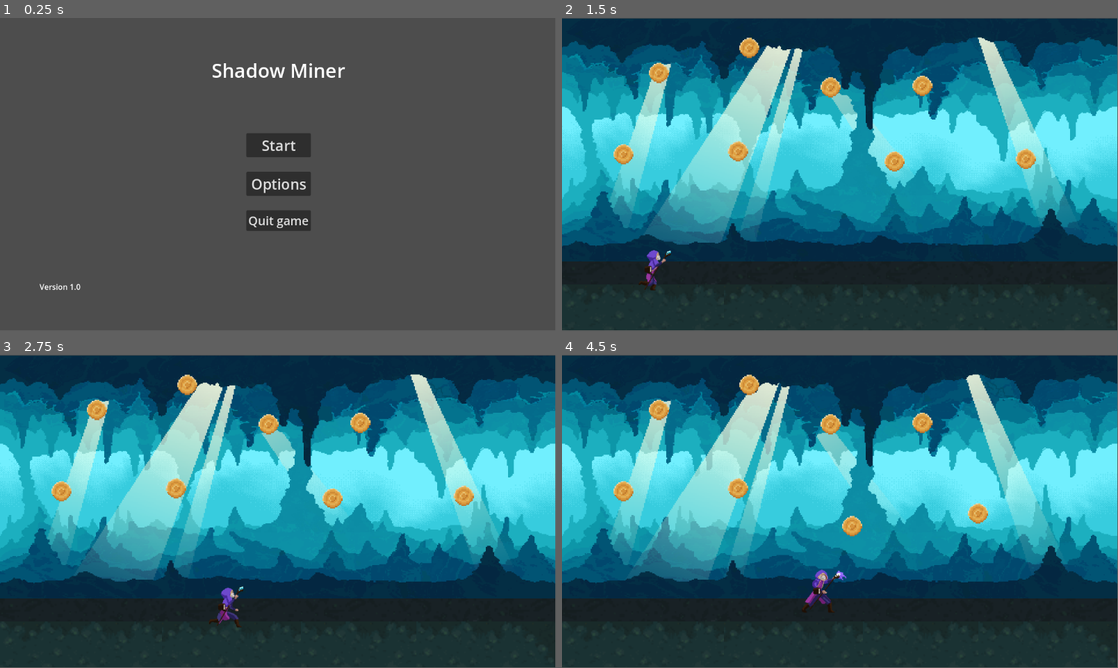
Above: before the commit, frames 1-4 (two rows, left to right).
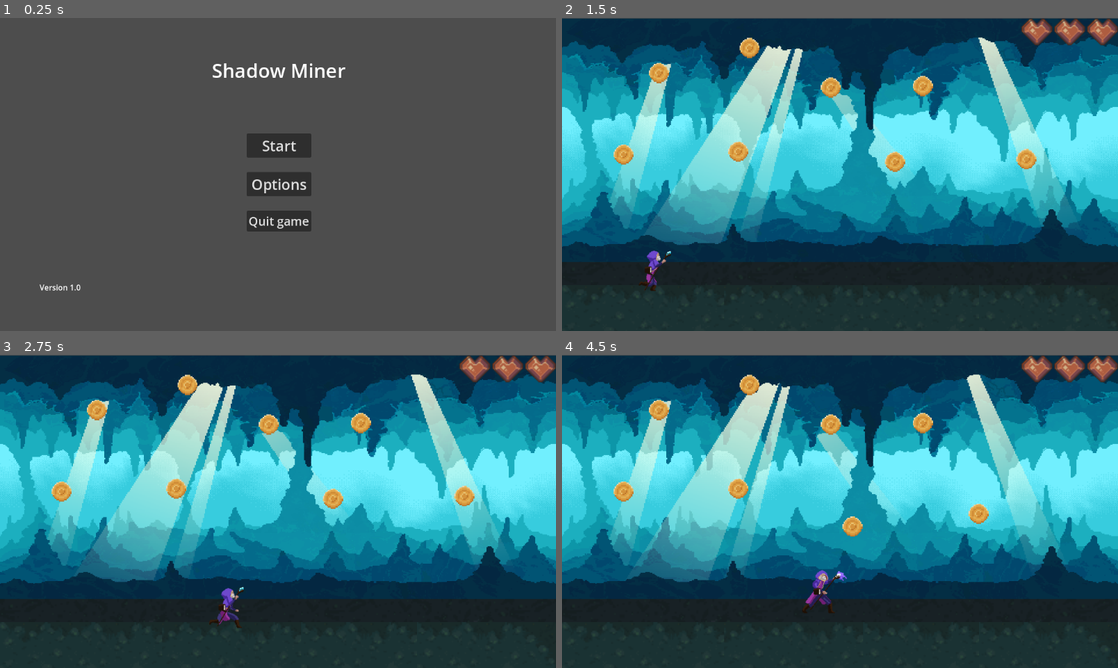
Above: after the commit, the same moments.

Repository: Aditya-1301/ShadowMiner
Game: Godot game, scene res://scenes/main_menu.tscn
Same seed, same stepped clock (60 frames per second), same inputs: the game is played once before the commit and once after it.
Inputs (mouse positions are in pixels of both pictures, inside the frame that each line leads up to):
- Up to frame 1 (0.25 s): no input
- Up to frame 2 (1.5 s): click "Start" at 0.5 s; tap Enter (aim_set) at 1.25, 1.35 s; move the mouse to (962, 158) at 1.27 s; hold Right (ui_right) from 1.28 s (still down)
- Up to frame 3 (2.75 s): keep holding Right (ui_right); tap Space (jump) at 1.52, 2.27 s; move the mouse to (166, 527) at 2.02 s; right-click (166, 527) at 2.1 s
- Up to frame 4 (4.5 s): move the mouse to (895, 442) at 2.77 s; release Right (ui_right) at 2.78 s; press the mouse at (895, 442) at 2.78 s; hold Left (ui_left) 2.78-3.53 s; move the mouse to (812, 574) at 3.52 s; release the mouse at (812, 574) at 3.53 s; hold Right (ui_right) from 3.53 s (still down); tap Enter (aim_set) at 3.6 s; tap Space (jump) at 3.77 s; move the mouse to (1006, 558) at 4.27 s; hold Right mouse button (attack) from 4.28 s (still down)
In our replay, the window is 799x449 before the commit and 800x450 after it. These sizes can differ from the game's own. Grey fills any space a smaller window leaves; there, only what the larger window draws over its background counts as a difference.

The runs differ from the first frame. In frame 1, 0.7% of the frame differs, in the area x 7-63%, y 14-88%; in frame 2, 2.8%; in frame 3, 2.8%; in frame 4, 2.9%, in the area x 0-100%, y 0-81%.
Error before the commit: Invalid access to property or key 'maxHealth' on a base object of type 'CharacterBody2D (player.gd)'. (res://scripts/world.gd:10)

Commit message:
Added a hit-box and hurt-box to the player and enemy

Diff:
--- a/project.godot
+++ b/project.godot
@@ -14,6 +14,11 @@
 run/main_scene="res://scenes/main_menu.tscn"
 config/features=PackedStringArray("4.2", "Forward Plus")
 config/icon="res://icon.svg"
+
+[display]
+
+window/stretch/mode="viewport"
+window/stretch/aspect="expand"
 
 [dotnet]
 
--- a/scenes/crow_enemy.tscn
+++ b/scenes/crow_enemy.tscn
@@ -104,5 +104,10 @@
 [node name="AudioStreamPlayer" type="AudioStreamPlayer" parent="."]
 stream = SubResource("AudioStreamMP3_fn5cw")
 
+[node name="HurtBox" type="Area2D" parent="."]
+
+[node name="CollisionShape2D2" type="CollisionShape2D" parent="HurtBox"]
+shape = SubResource("CircleShape2D_6i0u7")
+
 [connection signal="body_entered" from="detection_area" to="." method="_on_detection_area_body_entered"]
 [connection signal="body_exited" from="detection_area" to="." method="_on_detection_area_body_exited"]
--- a/scenes/player.tscn
+++ b/scenes/player.tscn
@@ -575,3 +575,11 @@
 scale = Vector2(2, 2)
 texture = ExtResource("2_36067")
 hframes = 8
+
+[node name="HurtBox" type="Area2D" parent="."]
+
+[node name="CollisionShape2D2" type="CollisionShape2D" parent="HurtBox"]
+position = Vector2(-1.5, 10.5)
+shape = SubResource("RectangleShape2D_nq41f")
+
+[connection signal="area_entered" from="HurtBox" to="." method="_on_hurt_box_area_entered"]
--- a/scripts/Gold.gd
+++ b/scripts/Gold.gd
@@ -36,7 +36,7 @@
 	coin_collected.emit(value)
 
 	# Teleport to random location (in vicinity)
-	coin.position = Vector2(randi_range(50, get_viewport_rect().size.x - 50), -(randi_range(-50, get_viewport_rect().size.y - 100)))
+	coin.position = Vector2(randi_range(50, get_viewport_rect().size.x - 50), -(randi_range(50, get_viewport_rect().size.y + 100)))
 
 	# Start time until to reappera
 	reappear_time.start()
--- a/scripts/player.gd
+++ b/scripts/player.gd
@@ -2,14 +2,18 @@
 
 const SPEED = 300.0
 const JUMP_VELOCITY = -400.0
+@export var maxHealth = 3
+var currentHealth = maxHealth
 
 var gravity = ProjectSettings.get_setting("physics/2d/default_gravity")
 @onready var animated_sprite_2d = $AnimatedSprite2D
 @onready var attraction_zone = $"Attraction Zone"
 @onready var items = $"../Items"
 
+
 func _ready():
 	attraction_zone.gravity_space_override = attraction_zone.SPACE_OVERRIDE_DISABLED
+
 
 func _input(_event):
 	if Input.is_action_pressed("staff_on"):
@@ -26,6 +30,7 @@
 		attraction_zone.rotation = get_local_mouse_position().angle() + PI / 2
 	elif Input.is_action_just_pressed("aim_cancel"):
 		attraction_zone.rotation = 0
+
 
 func _physics_process(delta):
 	# Add the gravity.
@@ -60,3 +65,10 @@
 		animated_sprite_2d.play("attack")
 
 	move_and_slide()
+
+
+func _on_hurt_box_area_entered(area):
+	if area.name == "HurtBox":
+		currentHealth -= 1
+		if currentHealth < 0:
+			currentHealth = maxHealth
